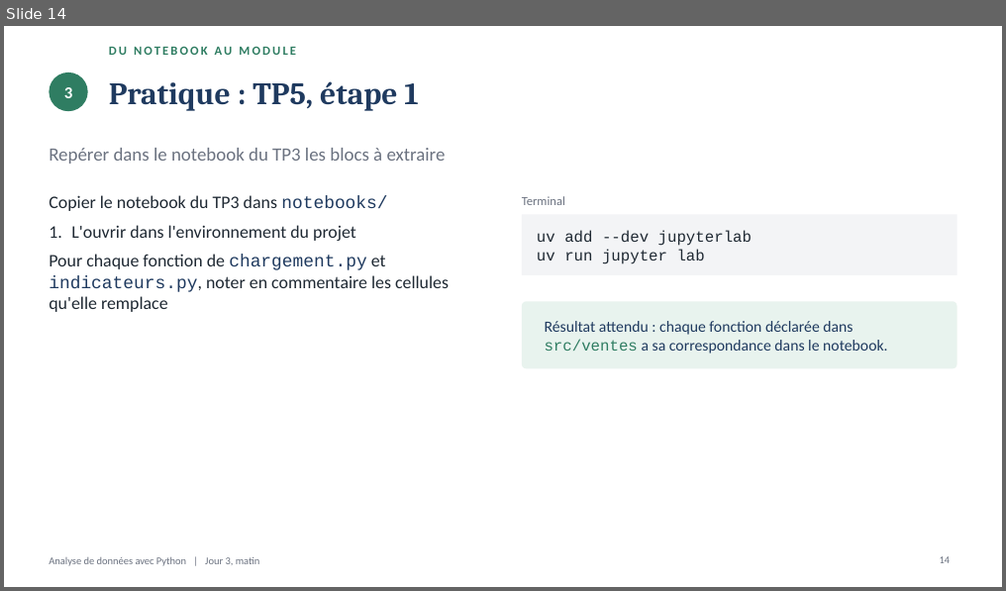
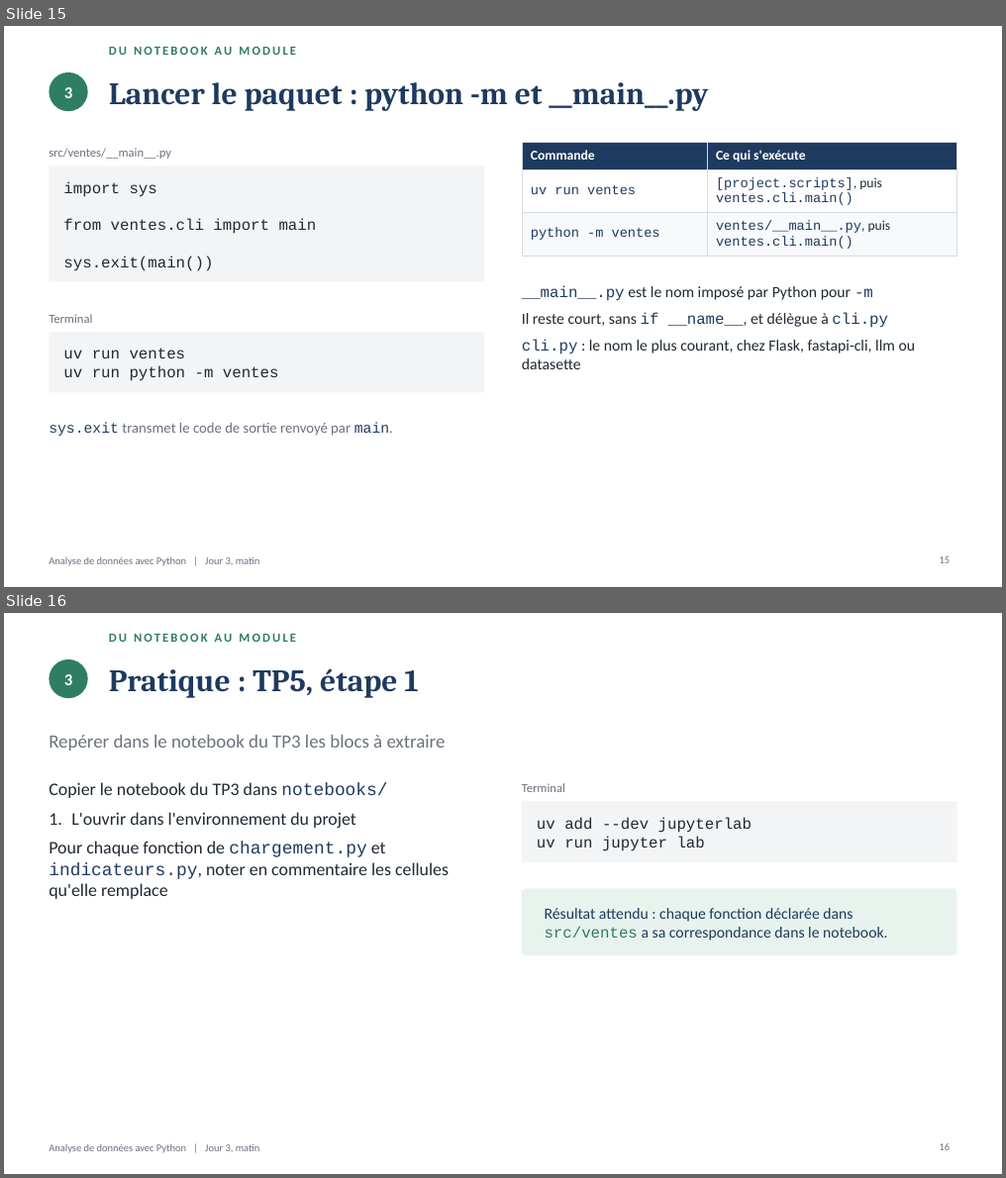
Before and after one commit to ardev2/formation-analyse-donnees-python, a slide deck: cours/05-jour3-matin/projet-cli.pptx. Shown one above the other, each under a label of ours: slide 14 before the commit, slides 15 and 16 after it. The pictures are 1006x591 and 1006x1178 pixels, drawn with LibreOffice and Linux fonts; fonts in the diff are those of the drawing. Boxes give left, top, right and bottom in pixels: in the first picture for what was removed or moved away, otherwise in the second. Text is boxed around its words. In the diff, an @@ line names an element or a change of style, - is before the commit and + after.

Commit message:
Ajoute le TP bonus PySpark, ses slides et son corrigé, et met à jour les slides du TP5

```diff
--- a/cours/05-jour3-matin/projet-cli.pptx
+++ b/cours/05-jour3-matin/projet-cli.pptx
@@ slide 15 added at (4,26,1002,587), background #FFFFFF @@
@@ text added at (109,46,296,55), 12 pt, text #2F7D62, bold @@
+DU NOTEBOOK AU MODULE
@@ ellipse added at (49,73,88,111), fill #2F7D62 @@
@@ text added at (109,82,708,111), 30 pt, text #1F3A5F, bold @@
+Lancer le paquet : python -m et __main__.py
@@ text added at (64,87,72,98), 16 pt, text #FFFFFF, bold @@
+3
@@ table added at (522,142,957,253), 3 rows, 2 columns @@
+Commande | Ce qui s'exécute
+uv run ventes | [project.scripts], puis ventes.cli.main()
+python -m ventes | ventes/__main__.py, puis ventes.cli.main()
@@ text added at (49,148,171,159), 12 pt, text #6B7280 @@
+src/ventes/__main__.py
@@ rectangle added at (49,166,484,282), fill #F3F4F6 @@
@@ text added at (63,181,317,272), 15 pt, text #1F2933 @@
+import sys
+from ventes.cli import main
+sys.exit(main())
@@ text added at (522,285,916,370), 15 pt, text #1F2933 @@
+• __main__.py est le nom imposé par Python pour -m
+• Il reste court, sans if __name__, et délègue à cli.py
+• cli.py : le nom le plus courant, chez Flask, fastapi-cli, llm ou datasette
@@ text added at (49,314,92,323), 12 pt, text #6B7280 @@
+Terminal
@@ rectangle added at (49,332,484,393), fill #F3F4F6 @@
@@ text added at (63,348,279,381), 15 pt, text #1F2933 @@
+uv run ventes
+uv run python -m ventes
@@ text added at (49,422,393,436), 14 pt, text #6B7280 @@
+sys.exit transmet le code de sortie renvoyé par main.
@@ text added at (49,558,260,567), 10 pt, text #6B7280 @@
+Analyse de données avec Python | Jour 3, matin
@@ page number added at (940,557,950,564), 10 pt, text #6B7280 @@
+15
@@ what was slide 14 is now slide 16 @@
```
Also in this commit, not shown: 3 slides changed, 3 other slides added, 7 other files.
